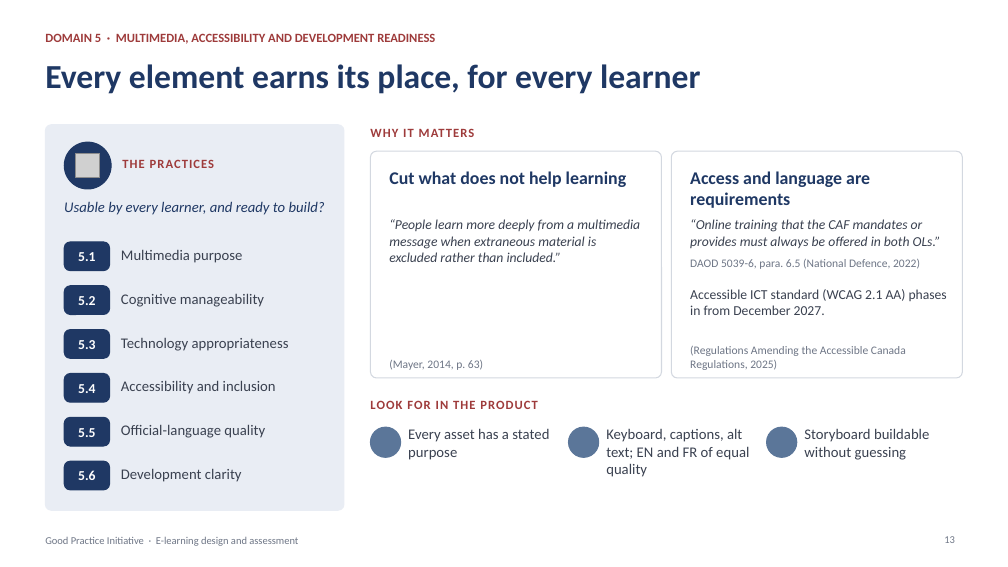
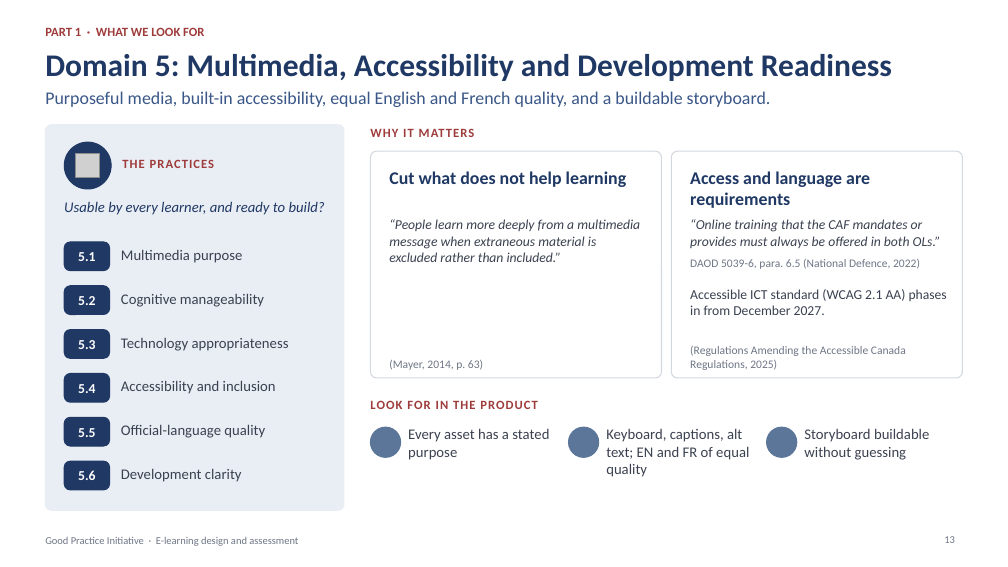
Before and after one commit to hpf118/Tina, a slide deck: slide 13 of good-practice-deck/Good-Practice-Initiative-Team-Briefing.pptx. Drawn at 1008x567 pixels with LibreOffice and Linux fonts; fonts in the diff are those of the drawing; grey boxes stand for pictures; background and template pictures are left out. Boxes give left, top, right and bottom in pixels: in the first picture for what was removed or moved away, otherwise in the second. Text is boxed around its words. In the diff, an @@ line names an element or a change of style, - is before the commit and + after.

```diff
--- a/good-practice-deck/Good-Practice-Initiative-Team-Briefing.pptx
+++ b/good-practice-deck/Good-Practice-Initiative-Team-Briefing.pptx
@@ text added at (x1=45, y1=27, x2=204, y2=36), 12 pt, text #9E3B3B, bold @@
+PART 1 · WHAT WE LOOK FOR
@@ title at (x1=45, y1=54, x2=892, y2=81): text changed; size 12 to 30 pt; text colour #9E3B3B to #1F3864 @@
-DOMAIN 5 · MULTIMEDIA, ACCESSIBILITY AND DEVELOPMENT READINESS
+Domain 5: Multimedia, Accessibility and Development Readiness
@@ title removed at (x1=45, y1=64, x2=701, y2=94) @@
-Every element earns its place, for every learner
@@ text added at (x1=45, y1=91, x2=771, y2=107), 17 pt, text #3A5787 @@
+Purposeful media, built-in accessibility, equal English and French quality, and a buildable storyboard.
```
Also in this commit, not shown: 26 other slides changed, 2 other files.
